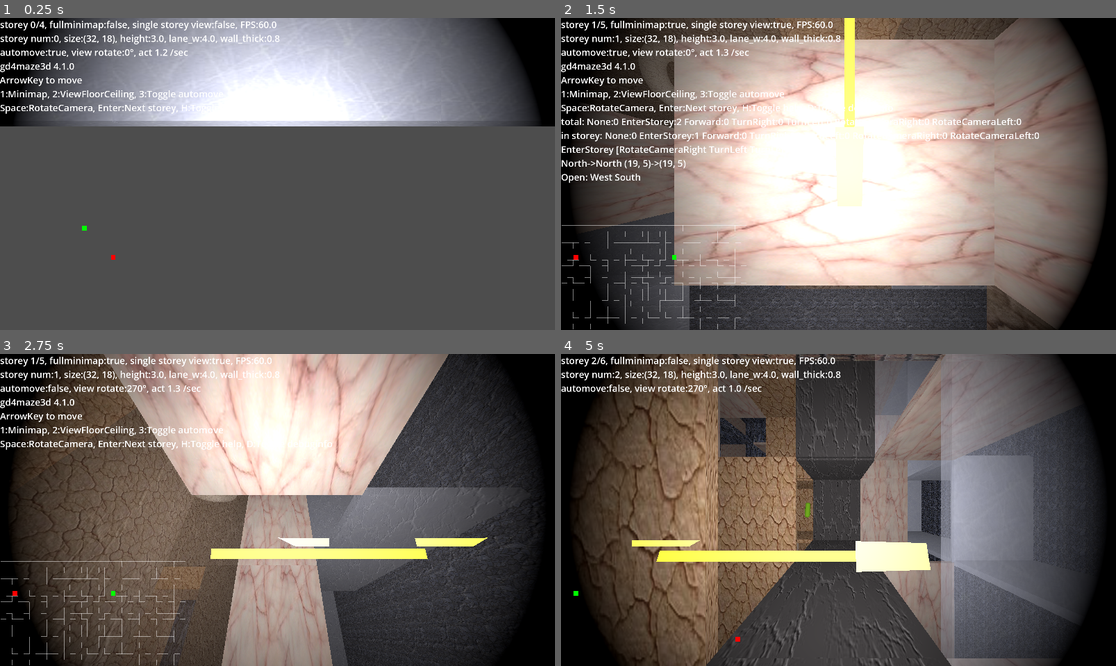
Above: before the commit, frames 1-4 (two rows, left to right).
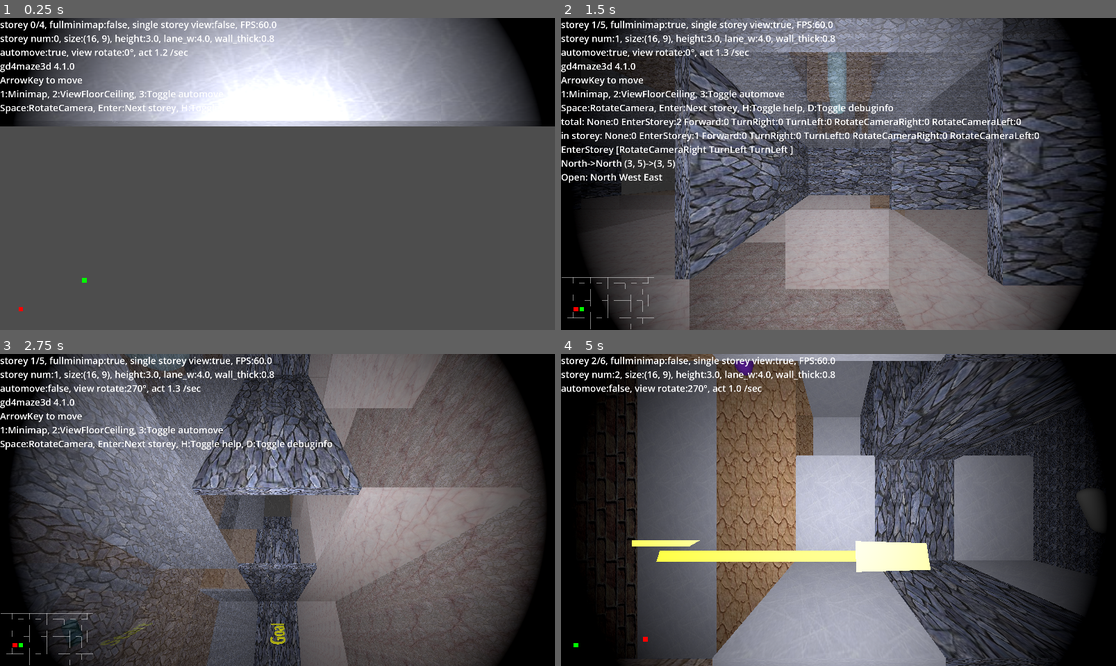
Above: after the commit, the same moments.

Repository: kasworld/gd4maze3d
Game: Godot game, scene res://main.tscn
Two runs of this game, one before a commit and one after it. Both use one fixed random seed, a clock stepped at 60 frames per second and the inputs below.
Inputs (mouse positions are in pixels of both pictures, inside the frame that each line leads up to):
- Up to frame 1 (0.25 s): no input
- Up to frame 2 (1.5 s): tap Enter at 0.5 s; move the mouse to (960, 158) at 0.52 s; hold D 0.53-1.28 s; tap 1 at 0.6 s; click (960, 158) at 0.67 s; tap Space at 0.77 s; move the mouse to (727, 189) at 1.27 s; hold Down from 1.28 s (still down); tap 2 at 1.35 s
- Up to frame 3 (2.75 s): tap Space at 1.52 s; move the mouse to (333, 441) at 2.02 s; release Down at 2.03 s; hold D from 2.03 s (still down); tap 3 at 2.1 s
- Up to frame 4 (5 s): move the mouse to (810, 572) at 2.77 s; release D at 2.78 s; hold Up 2.78-3.53 s; tap H at 2.85 s; click (810, 572) at 2.92 s; tap Space at 3.02, 3.77, 4.52 s; move the mouse to (1005, 556) at 3.52 s; hold Left from 3.53 s (still down); tap Enter at 3.6 s; move the mouse to (672, 463) at 4.27 s; tap 1 at 4.35 s

The runs differ from the first frame. In frame 1, 0.8% of the frame differs, in the area x 0-51%, y 5-94%; in frame 2, 81%, in the area x 0-99%, y 0-100%; in frame 3, 77%; in frame 4, 68%.

Commit message:
move thread unsafe code

Diff:
--- a/main.gd
+++ b/main.gd
@@ -5,7 +5,7 @@
 const PlayerCount = 10
 const VisibleStoreyUp :int = 3
 const VisibleStoreyDown :int = 3
-var maze_size = Vector2i(16*2,9*2)
+var maze_size = Vector2i(16*1,9*1)
 var storey_h :float = 3.0
 var lane_w :float = 4.0
 var wall_thick :float = lane_w *0.05
@@ -29,6 +29,8 @@
 # thread unsafe
 func add_new_storey(stnum :int, msize :Vector2i, h :float, lw :float, wt :float)->void:
 	var st = new_storey(stnum,msize,h,lw,wt)
+	if stnum > 0 :
+		st.start_pos = storey_list[-1].goal_pos
 	storey_list.append(st)
 	add_child(st)
 
@@ -36,8 +38,6 @@
 func new_storey(stnum :int, msize :Vector2i, h :float, lw :float, wt :float)->Storey:
 	var gp = rand_pos()
 	var stp = rand_pos()
-	if stnum > 0 :
-		stp = storey_list[-1].goal_pos
 	var st = storey_scene.instantiate()
 	st.init(stnum, msize, h, lw, wt, stp, gp)
 	st.view_floor_ceiling(false,false)
